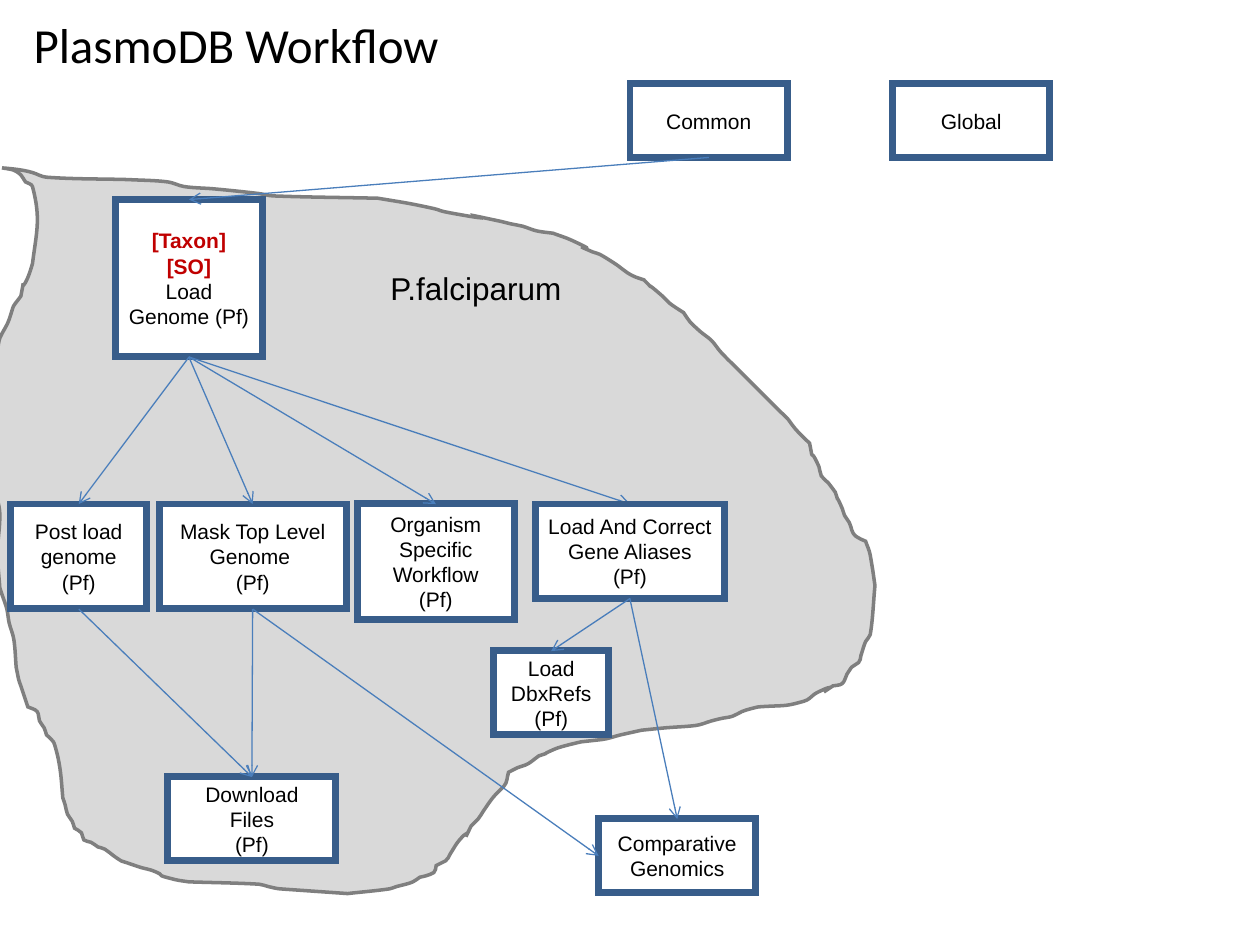
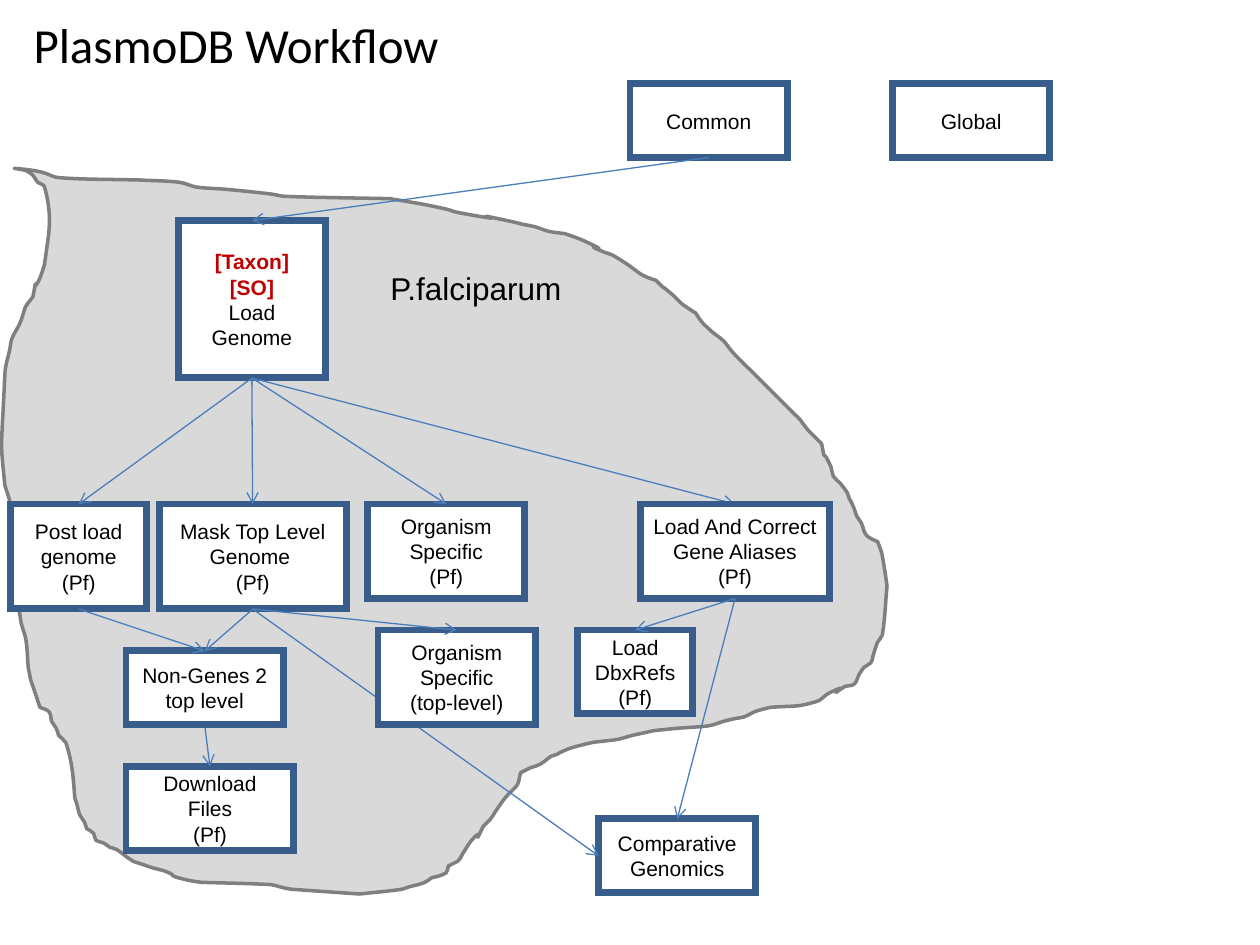
Before and after one commit to VEuPathDB/ApiCommonWorkflow, a slide deck: slide 2 of Main/doc/IntegratedWorkflow.ppt. Drawn at 1260x945 pixels with LibreOffice and Linux fonts; fonts in the diff are those of the drawing. Boxes give left, top, right and bottom in pixels: in the first picture for what was removed or moved away, otherwise in the second. Text is boxed around its words. In the diff, an @@ line names an element or a change of style, - is before the commit and + after.

Commit message:
upgrade top level graph

```diff
--- a/Main/doc/IntegratedWorkflow.ppt
+++ b/Main/doc/IntegratedWorkflow.ppt
@@ freeform shape: place and size @@
-freeform shape at <box>0,168,874,893</box>
+freeform shape at <box>0,168,887,893</box>
@@ arrow moved from (709, 158) - (189, 199) to (709, 158) - (252, 220) @@
@@ rectangle "[Taxon]": place and size @@
-rectangle "[Taxon]" at <box>116,199,263,357</box>
+rectangle "[Taxon]" at <box>179,220,326,378</box>
@@ text in rectangle at <box>212,304,292,346</box>: text changed @@
-Load Genome (Pf)
+Load Genome
@@ arrow moved from (189, 357) - (78, 504) to (252, 378) - (78, 504) @@
@@ arrow moved from (189, 357) - (252, 504) to (252, 378) - (252, 504) @@
@@ arrow moved from (189, 357) - (436, 504) to (252, 378) - (446, 504) @@
@@ arrow moved from (189, 357) - (630, 504) to (252, 378) - (735, 504) @@
@@ rectangle "Organism Specific": place and size @@
-rectangle "Organism Specific" at <box>357,504,514,620</box>
+rectangle "Organism Specific" at <box>368,504,525,598</box>
@@ rectangle "Load And Correct Gene Aliases": place and size @@
-rectangle "Load And Correct Gene Aliases" at <box>536,504,724,598</box>
+rectangle "Load And Correct Gene Aliases" at <box>640,504,829,598</box>
@@ text in rectangle at <box>401,518,492,564</box>: text changed @@
-Organism Specific Workflow
+Organism Specific
@@ arrow moved from (630, 598) - (551, 651) to (735, 598) - (635, 630) @@
@@ arrow moved from (630, 598) - (677, 819) to (735, 598) - (677, 819) @@
@@ arrow added from (79, 609) to (205, 651), #4A7EBB 0.74 pt @@
@@ arrow added from (253, 609) to (204, 651), #4A7EBB 0.74 pt @@
@@ arrow removed from (253, 609) to (252, 777) @@
@@ arrow added from (252, 609) to (456, 630), #4A7EBB 0.74 pt @@
@@ rectangle added at <box>126,651,284,724</box>, fill #FFFFFF, outline #385D8A 4 pt, 12 pt, text #000000 @@
+Non-Genes 2 top level
@@ rectangle added at <box>378,630,536,724</box>, fill #FFFFFF, outline #385D8A 4 pt, 12 pt, text #000000 @@
+Organism Specific
+(top-level)
@@ rectangle "Load DbxRefs": place and size @@
-rectangle "Load DbxRefs" at <box>494,651,610,736</box>
+rectangle "Load DbxRefs" at <box>577,630,693,714</box>
@@ arrow moved from (79, 609) - (252, 777) to (204, 724) - (210, 766) @@
@@ rectangle "Download Files": place and size @@
-rectangle "Download Files" at <box>168,777,335,862</box>
+rectangle "Download Files" at <box>126,766,294,850</box>
```
